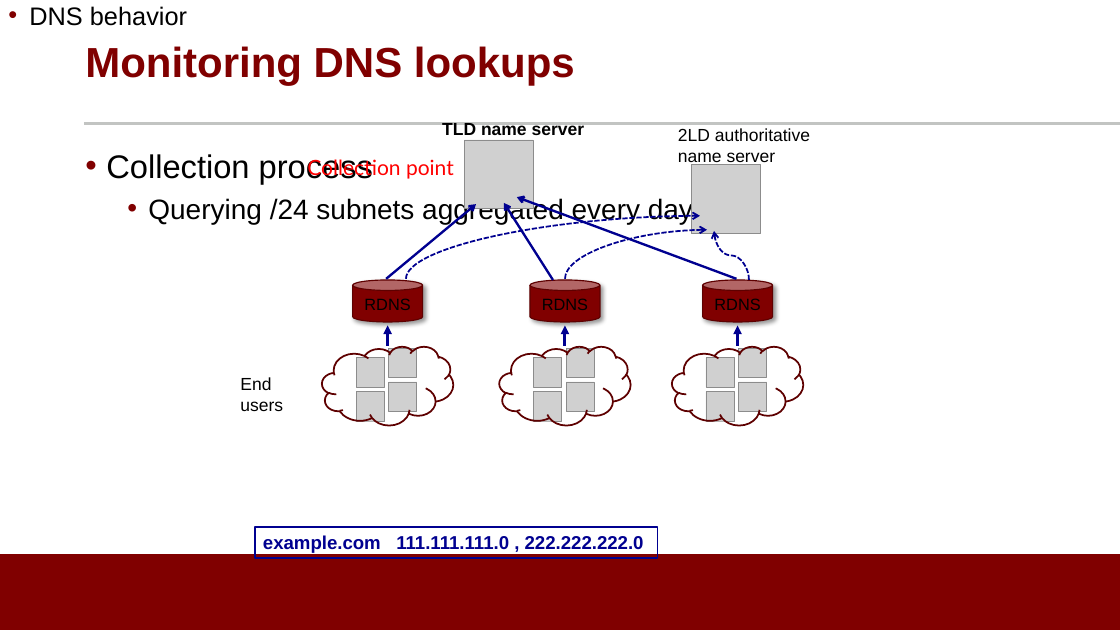
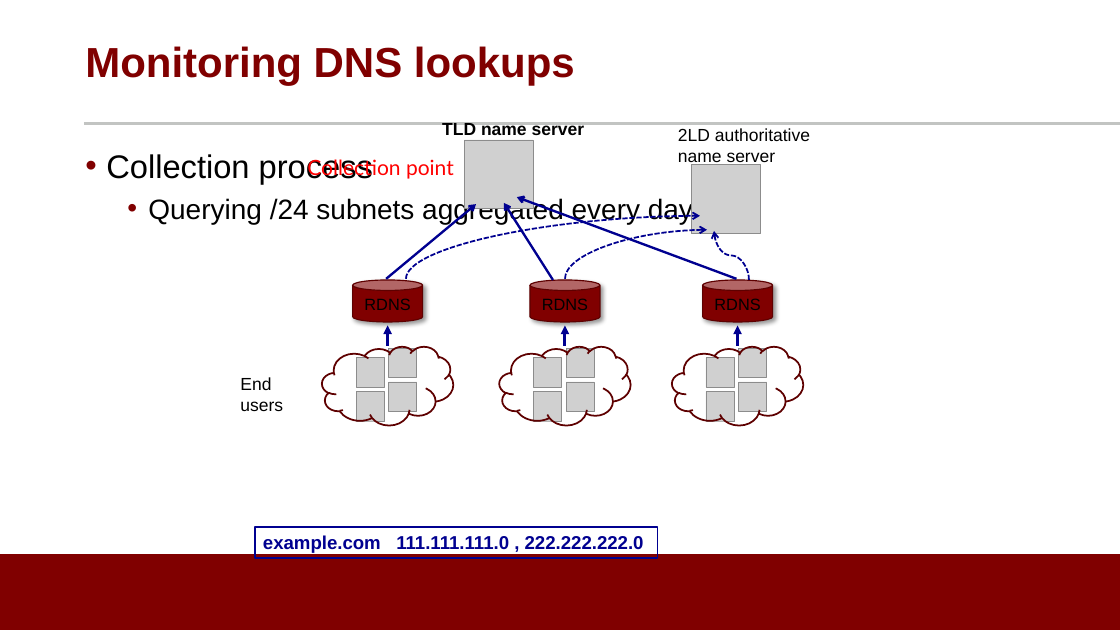
Before and after one commit to noise-lab/ML-Cybersecurity, a slide deck: slide 23 of module-3/ppt/3.2-Supervised Learning.pptx. Drawn at 1120x630 pixels with LibreOffice and Linux fonts; fonts in the diff are those of the drawing; grey boxes stand for pictures; background and template pictures are left out. Boxes give left, top, right and bottom in pixels: in the first picture for what was removed or moved away, otherwise in the second. Text is boxed around its words. In the diff, an @@ line names an element or a change of style, - is before the commit and + after.

```diff
--- a/module-3/ppt/3.2-Supervised Learning.pptx
+++ b/module-3/ppt/3.2-Supervised Learning.pptx
@@ text removed at [29,6,187,26] @@
-• DNS behavior
```
Also in this commit, not shown: 1 slide added, 5 other files.
